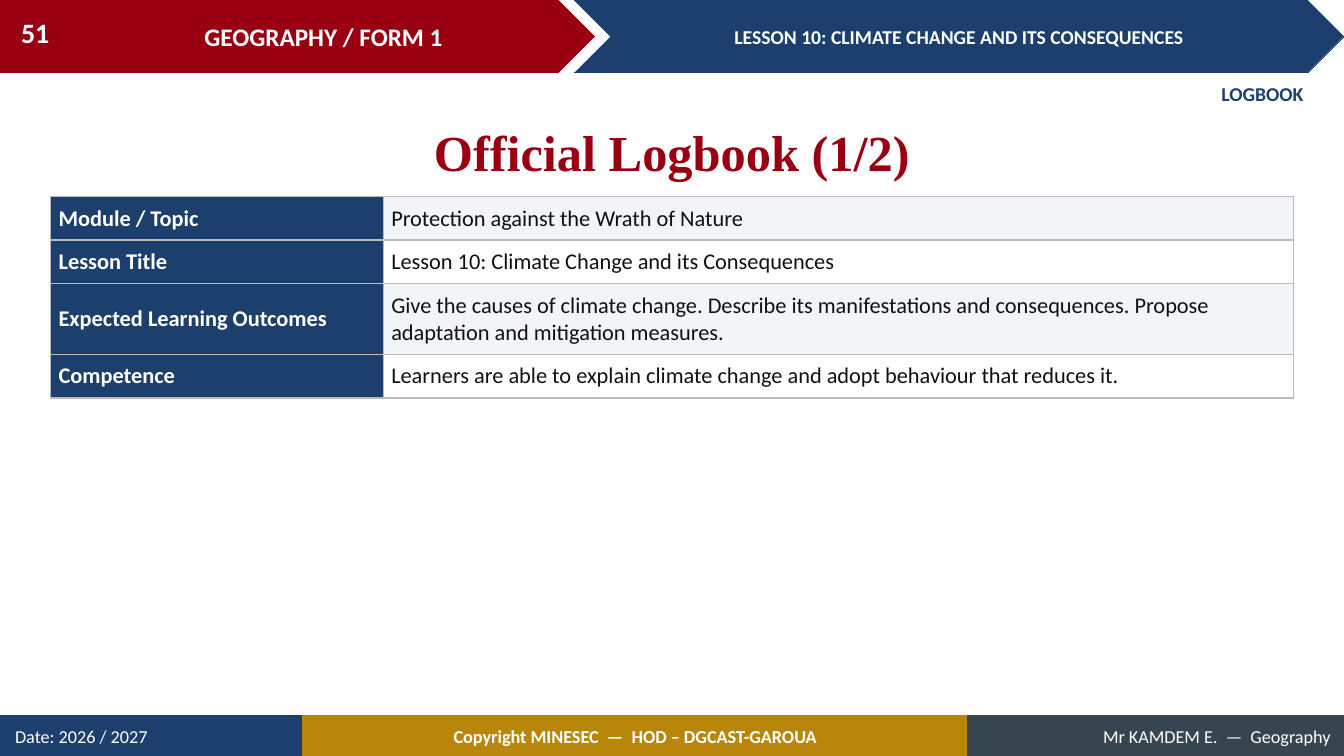
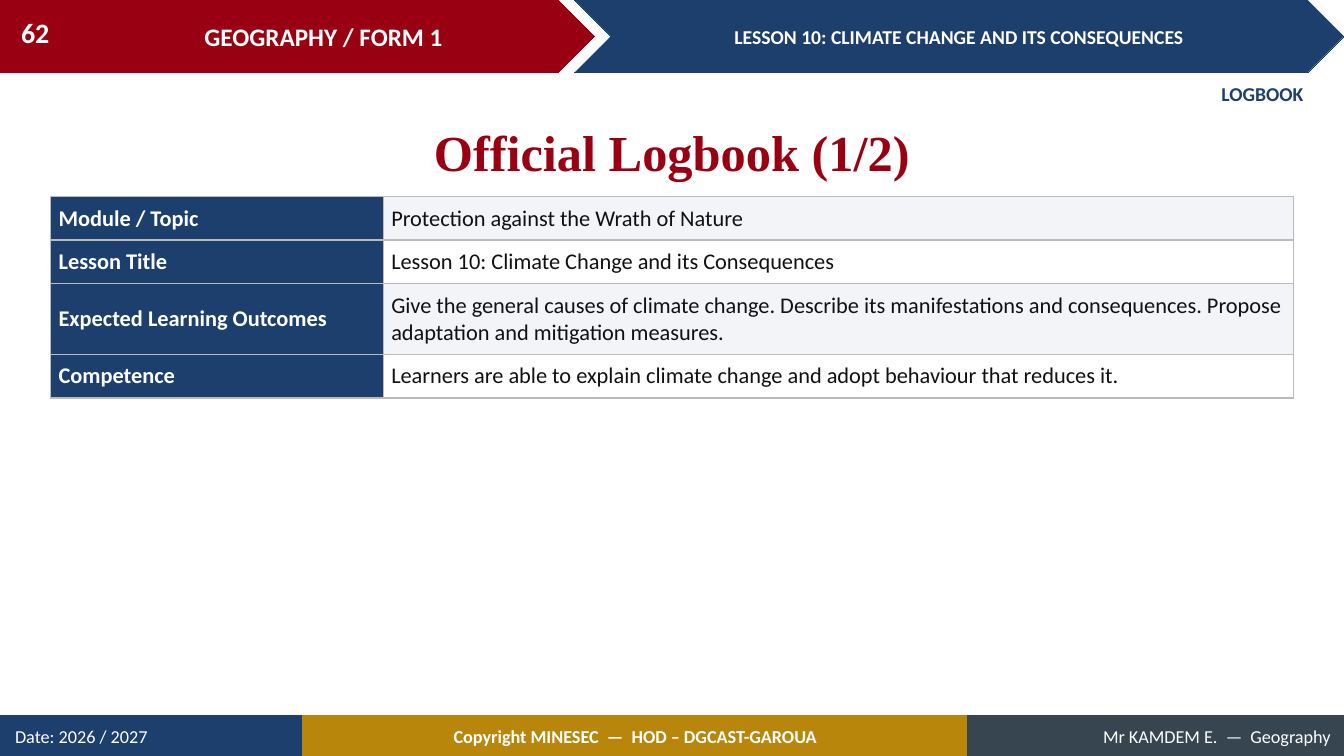
Before and after one commit to Berthautk/linea-github, a slide deck: slide 62 of lecons/F1/18_F1_M3_L10_Climate_Change_and_its_Consequences.pptx (slide 51 before the commit). Drawn at 1344x756 pixels with LibreOffice and Linux fonts; fonts in the diff are those of the drawing. Boxes give left, top, right and bottom in pixels: in the first picture for what was removed or moved away, otherwise in the second. Text is boxed around its words. In the diff, an @@ line names an element or a change of style, - is before the commit and + after.

```diff
--- a/lecons/F1/18_F1_M3_L10_Climate_Change_and_its_Consequences.pptx
+++ b/lecons/F1/18_F1_M3_L10_Climate_Change_and_its_Consequences.pptx
@@ page number at (x1=21, y1=24, x2=49, y2=44): text changed @@
-51
+62
@@ table at (x1=50, y1=197, x2=1294, y2=391) @@
-row 3, column 2: Give the causes of climate change. Describe its manifestations and consequences. Propose adaptation and mitigation measures.
+row 3, column 2: Give the general causes of climate change. Describe its manifestations and consequences. Propose adaptation and mitigation measures.
```
Also in this commit, not shown: 23 other slides changed, 16 slides added, 4 slides removed, 31 other files.
